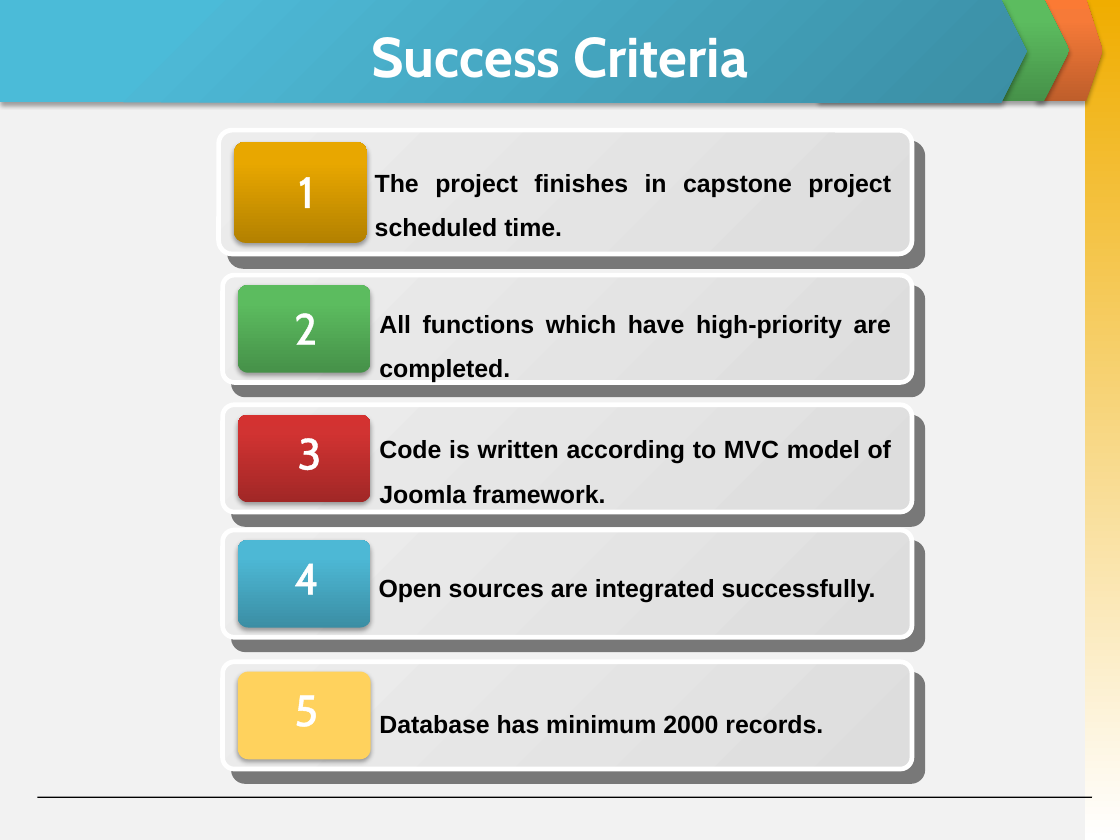
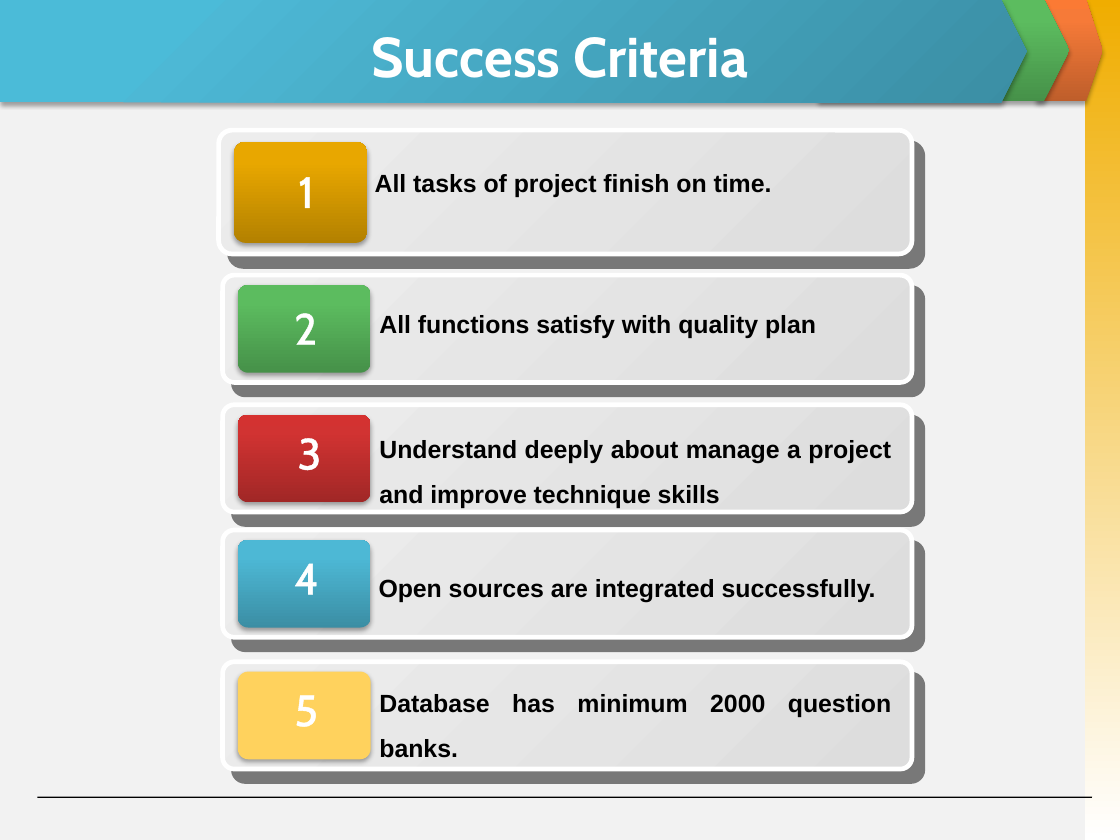
Before and after one commit to skyview059/e-learning-website, a slide deck: slide 17 of Document/Final report/Slide Present E-Learning.pptx. Drawn at 1120x840 pixels with LibreOffice and Linux fonts; fonts in the diff are those of the drawing. Boxes give left, top, right and bottom in pixels: in the first picture for what was removed or moved away, otherwise in the second. Text is boxed around its words. In the diff, an @@ line names an element or a change of style, - is before the commit and + after.

```diff
--- a/Document/Final report/Slide Present E-Learning.pptx
+++ b/Document/Final report/Slide Present E-Learning.pptx
@@ text at box(375, 174, 772, 197): text changed @@
-The project finishes in capstone project scheduled time.
+All tasks of project finish on time.
@@ text at box(379, 315, 816, 338): text changed @@
-All functions which have high-priority are completed.
+All functions satisfy with quality plan
@@ text at box(379, 440, 891, 508): text changed @@
-Code is written according to MVC model of Joomla framework.
+Understand deeply about manage a project and improve technique skills
@@ text at box(379, 694, 891, 758): text changed @@
-Database has minimum 2000 records.
+Database has minimum 2000 question banks.
```
Also in this commit, not shown: 11 other slides changed, 3 slides added, 3 slides removed.
